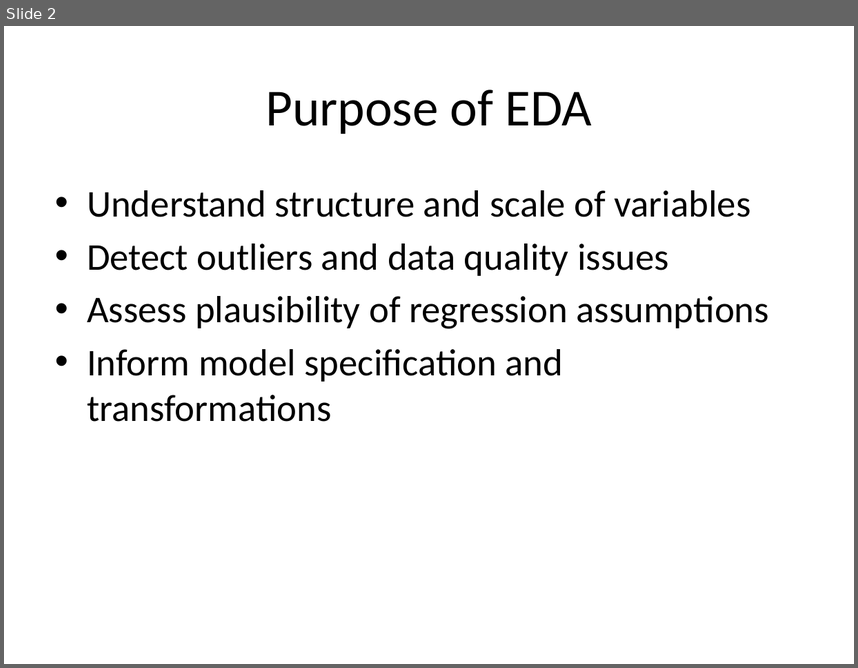
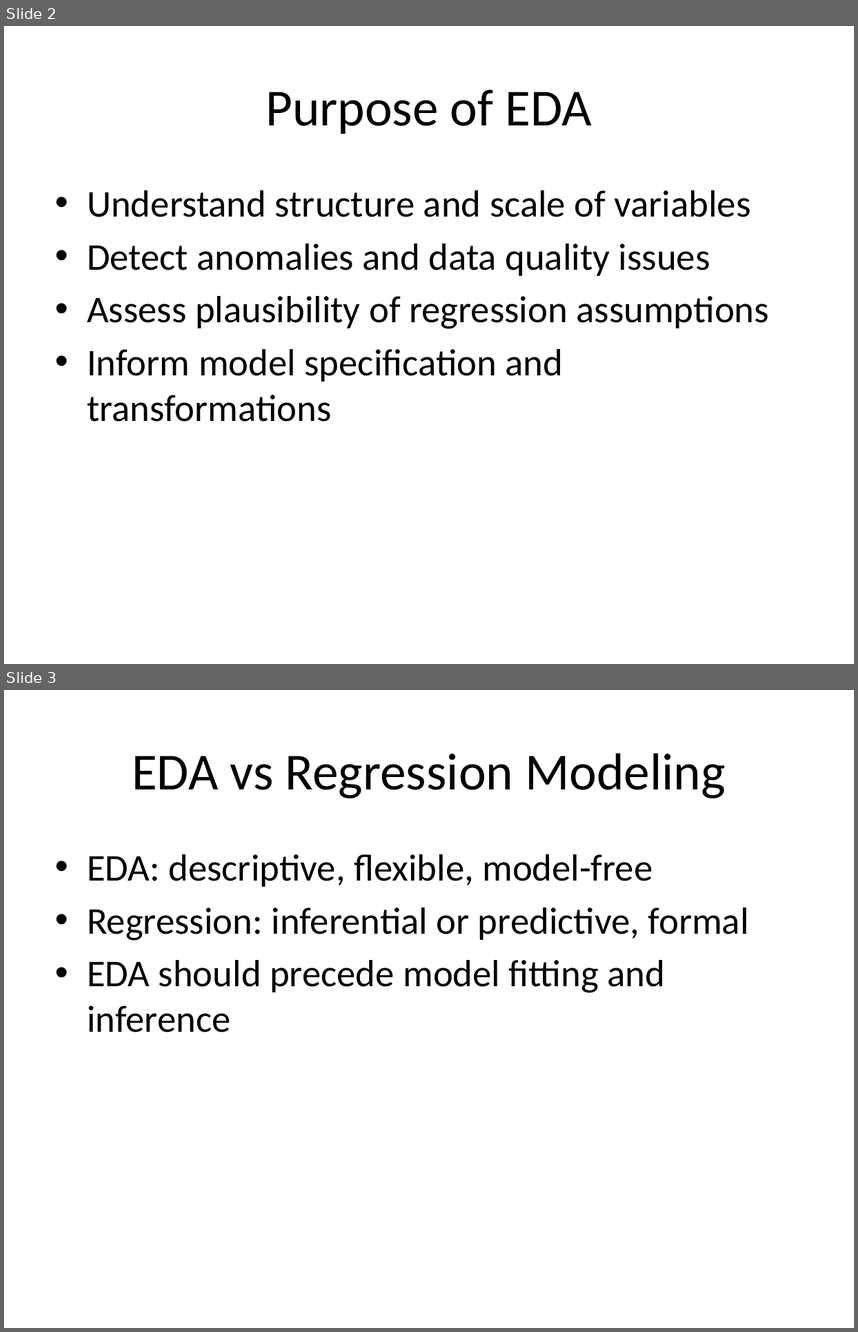
Before and after one commit to dustinpluta/STAT7630_Spring2026, a slide deck: Course_Notes/EDA_in_Regression.pptx. Shown one above the other, each under a label of ours: slide 2 before the commit, slides 2 and 3 after it. The pictures are 858x668 and 858x1332 pixels, drawn with LibreOffice and Linux fonts; fonts in the diff are those of the drawing. Boxes give left, top, right and bottom in pixels: in the first picture for what was removed or moved away, otherwise in the second. Text is boxed around its words. In the diff, an @@ line names an element or a change of style, - is before the commit and + after.

```diff
--- a/Course_Notes/EDA_in_Regression.pptx
+++ b/Course_Notes/EDA_in_Regression.pptx
@@ slide 3 added at (x1=4, y1=690, x2=854, y2=1328), background #FFFFFF @@
@@ title added at (x1=132, y1=753, x2=725, y2=798), 44 pt, text #000000 @@
+EDA vs Regression Modeling
@@ text added at (x1=87, y1=854, x2=749, y2=1032), 32 pt, text #000000 @@
+• EDA: descriptive, flexible, model-free
+• Regression: inferential or predictive, formal
+• EDA should precede model fitting and inference
@@ slide 2 changed as well @@
@@ text at (x1=87, y1=243, x2=711, y2=276): text changed @@
-• Detect outliers and data quality issues
+• Detect anomalies and data quality issues
```
Also in this commit, not shown: 6 other slides changed, 9 other slides added.
